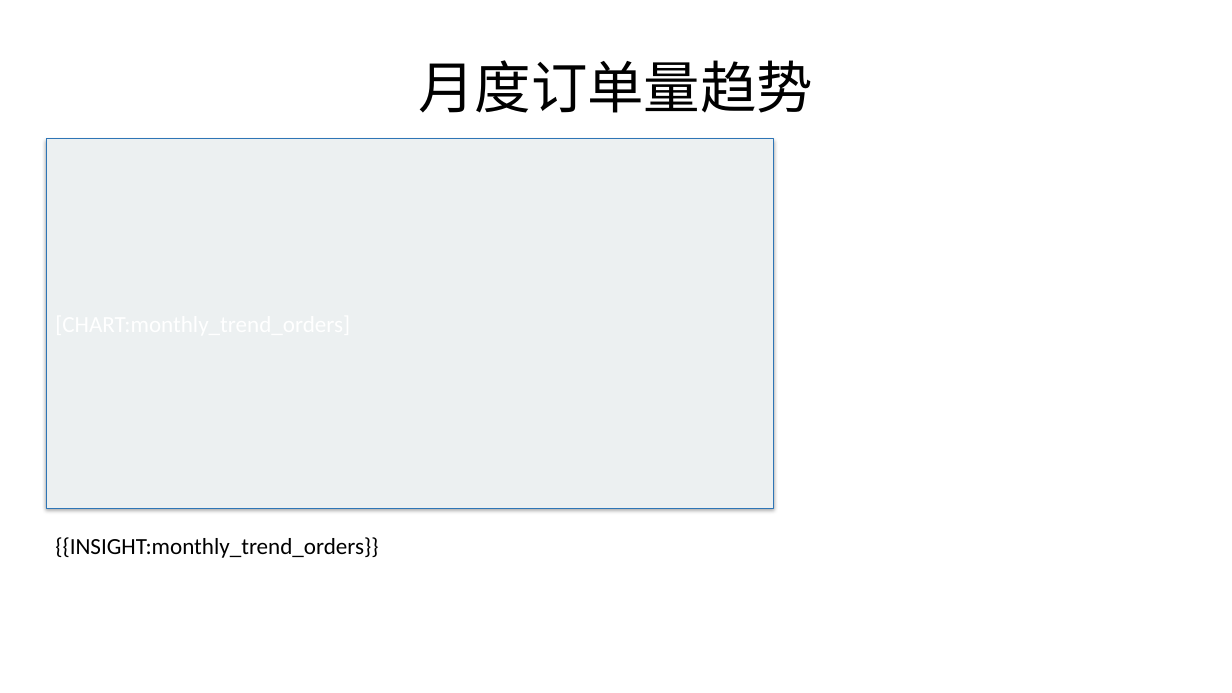
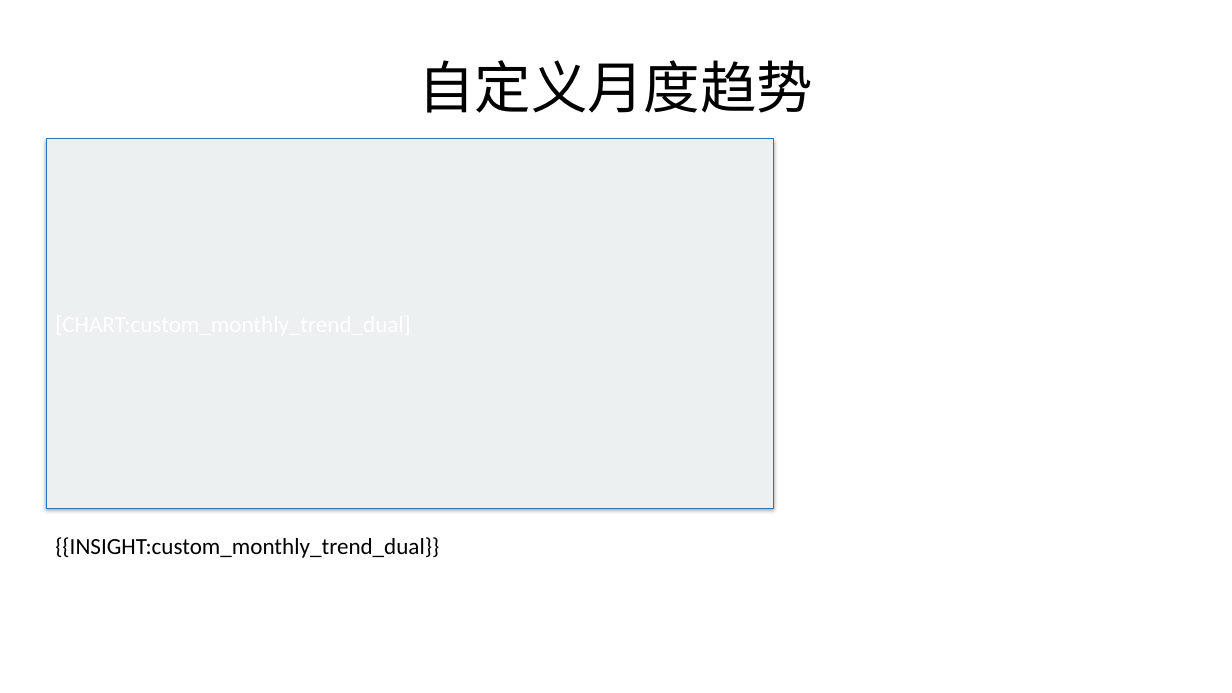
Before and after one commit to lijiahao1996/PPT-Automation, a slide deck: slide 9 of templates/新的报告模板.pptx. Drawn at 1232x693 pixels with LibreOffice and Linux fonts; fonts in the diff are those of the drawing. Boxes give left, top, right and bottom in pixels: in the first picture for what was removed or moved away, otherwise in the second. Text is boxed around its words. In the diff, an @@ line names an element or a change of style, - is before the commit and + after.

```diff
--- a/templates/新的报告模板.pptx
+++ b/templates/新的报告模板.pptx
@@ title at <box>418,60,813,113</box>: text changed @@
-月度订单量趋势
+自定义月度趋势
@@ text at <box>55,537,439,558</box>: text changed @@
-{{INSIGHT:monthly_trend_orders}}
+{{INSIGHT:custom_monthly_trend_dual}}
```
Also in this commit, not shown: 4 other slides changed, 1 slide added, 1 slide removed, 4 other files.
